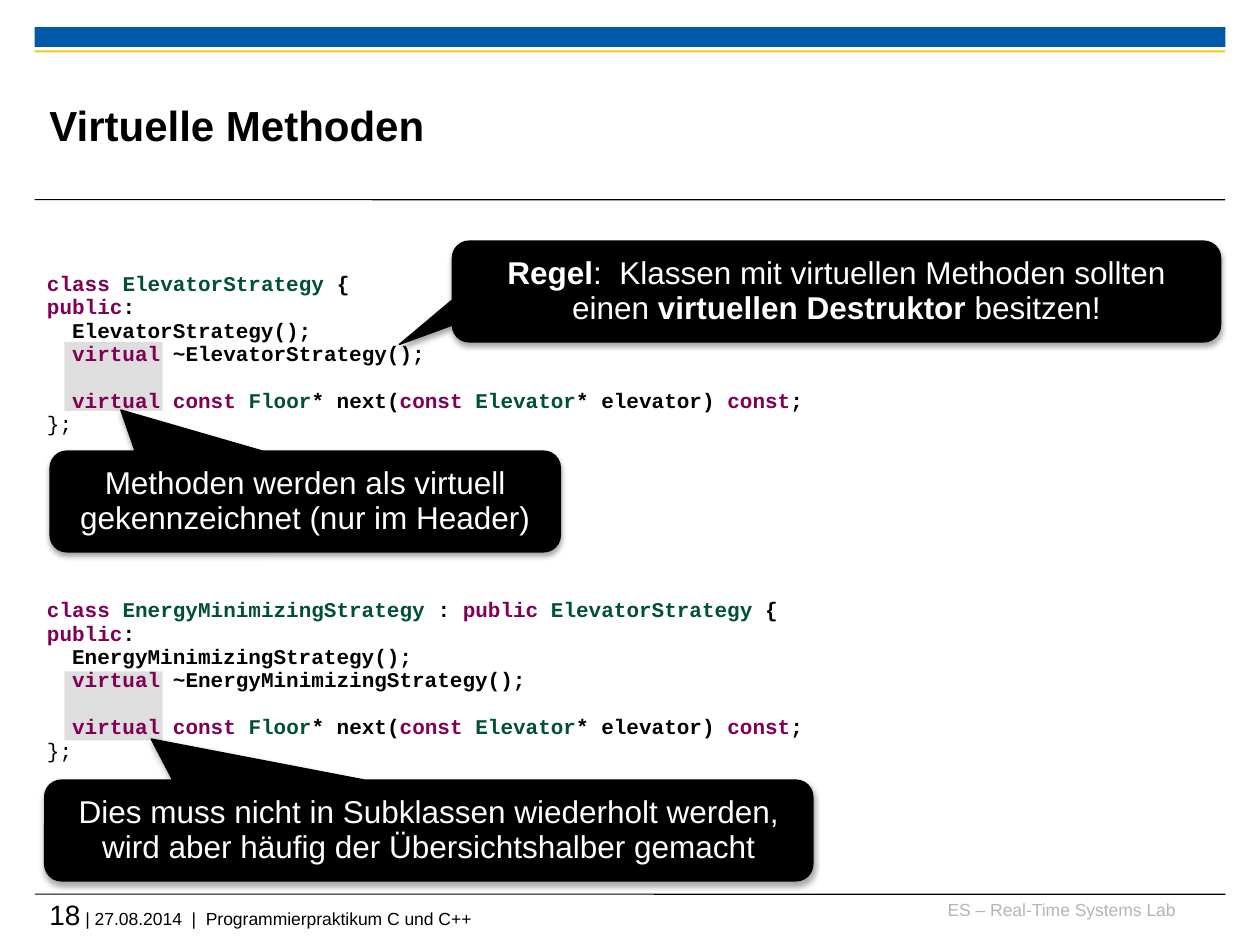
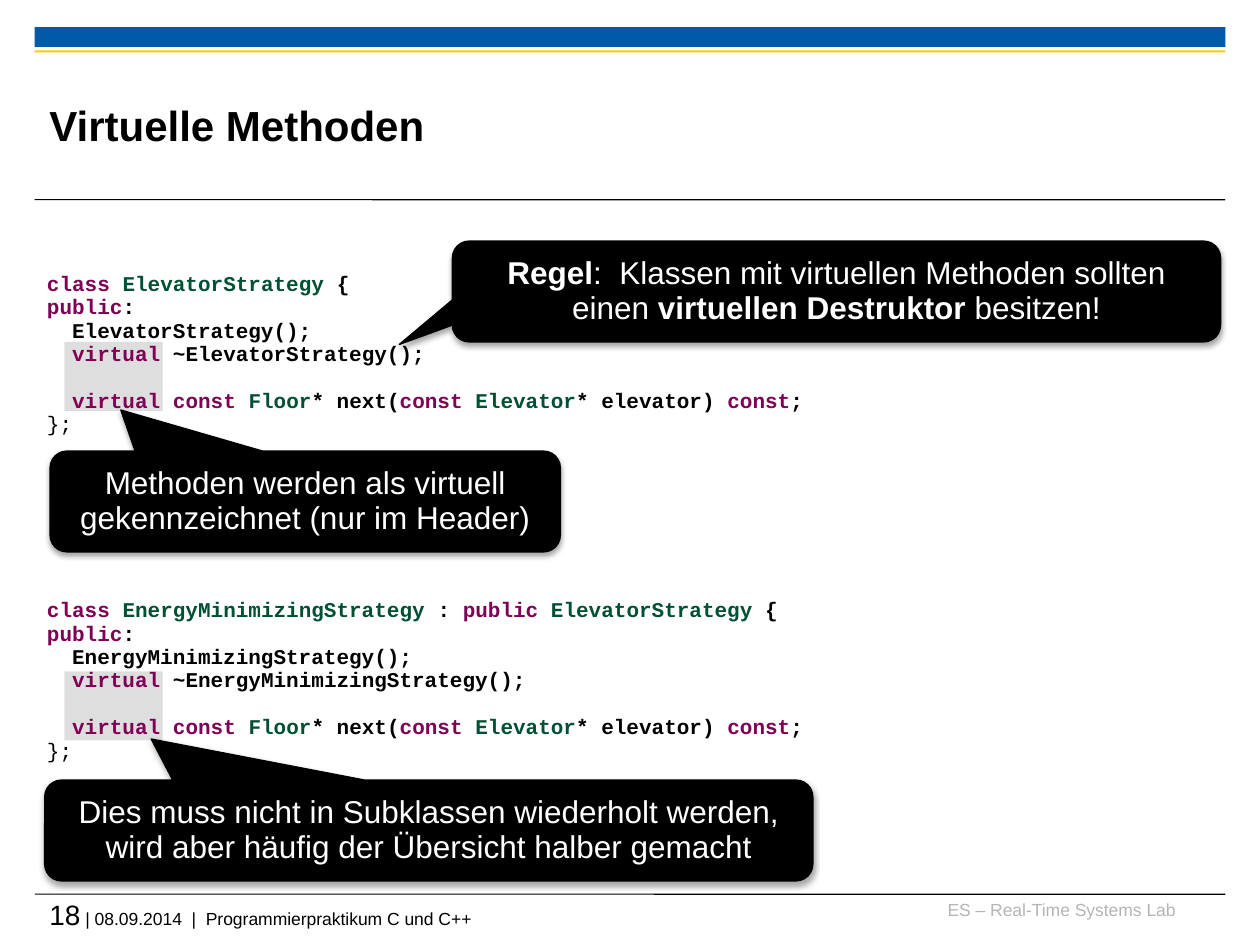
Before and after one commit to h82k/tud-cppp, a slide deck: slide 18 of Vorlesung/3 Vererbung-Polymorphie.pptx. Drawn at 1260x945 pixels with LibreOffice and Linux fonts; fonts in the diff are those of the drawing; background and template pictures are left out. Boxes give left, top, right and bottom in pixels: in the first picture for what was removed or moved away, otherwise in the second. Text is boxed around its words. In the diff, an @@ line names an element or a change of style, - is before the commit and + after.

```diff
--- a/Vorlesung/3 Vererbung-Polymorphie.pptx
+++ b/Vorlesung/3 Vererbung-Polymorphie.pptx
@@ text in rounded speech box at (79, 800, 779, 864): text changed @@
-Dies muss nicht in Subklassen wiederholt werden, wird aber häufig der Übersichtshalber gemacht
+Dies muss nicht in Subklassen wiederholt werden, wird aber häufig der Übersicht halber gemacht
@@ text at (49, 905, 471, 929): text changed @@
-18 | 27.08.2014 | Programmierpraktikum C und C++
+18 | 08.09.2014 | Programmierpraktikum C und C++
```
Also in this commit, not shown: 11 other files.
